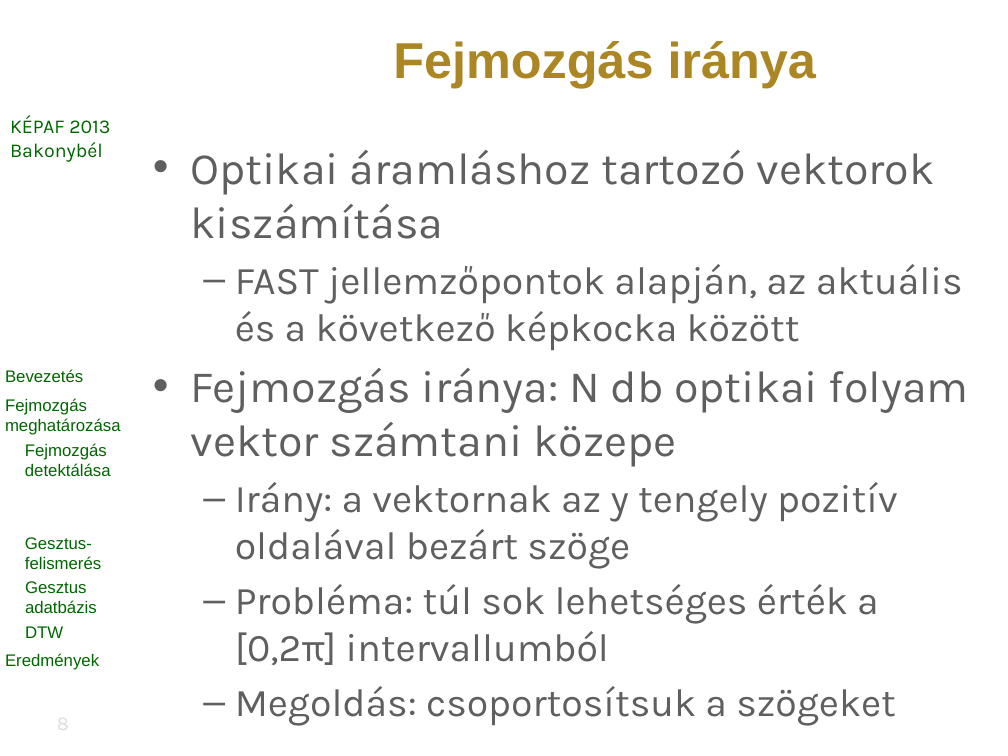
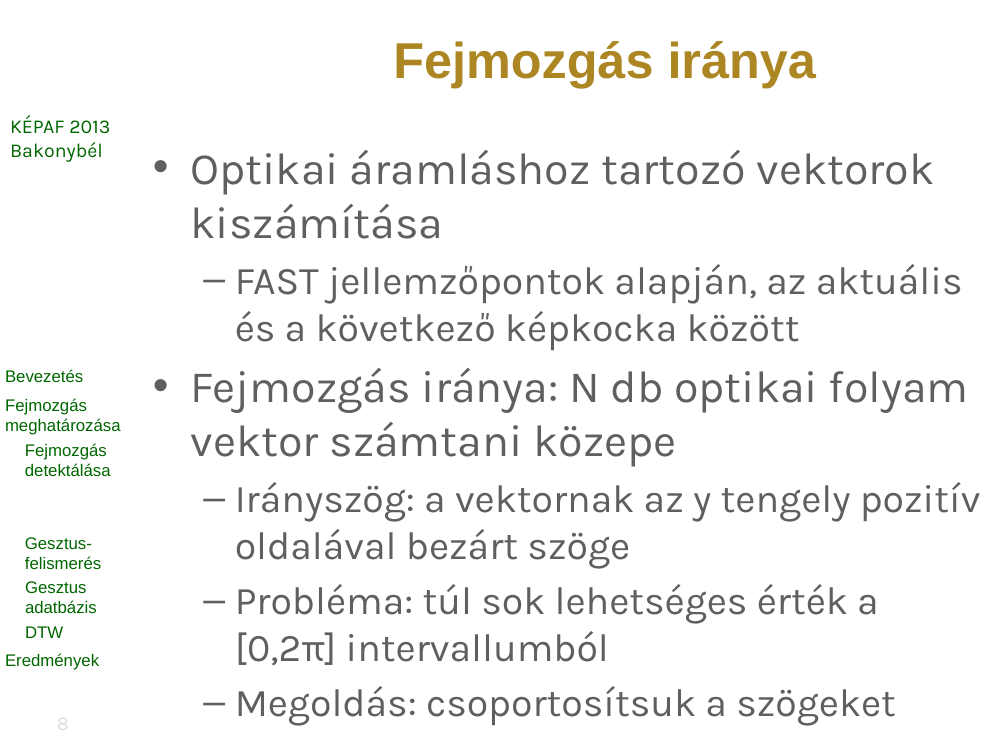
Before and after one commit to vohoaiviet/face-gesture-api, a slide deck: slide 8 of HeadMovement/research/kepaf/ppt/bertok.kornel.kepaf.2013.pptx. Drawn at 1008x756 pixels with LibreOffice and Linux fonts; fonts in the diff are those of the drawing; background and template pictures are left out. Boxes give left, top, right and bottom in pixels: in the first picture for what was removed or moved away, otherwise in the second. Text is boxed around its words. In the diff, an @@ line names an element or a change of style, - is before the commit and + after.

```diff
--- a/HeadMovement/research/kepaf/ppt/bertok.kornel.kepaf.2013.pptx
+++ b/HeadMovement/research/kepaf/ppt/bertok.kornel.kepaf.2013.pptx
@@ text at bbox=[235, 482, 981, 569]: text changed @@
-  – Irány: a vektornak az y tengely pozitív oldalával bezárt szöge
+  – Irányszög: a vektornak az y tengely pozitív oldalával bezárt szöge
```
Also in this commit, not shown: 6 other slides changed, 1 other file.
